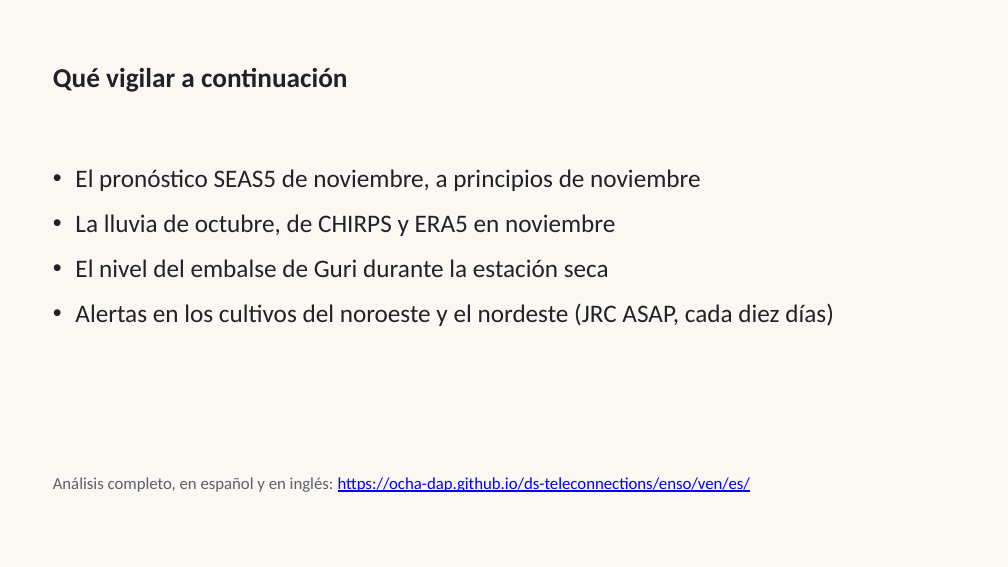
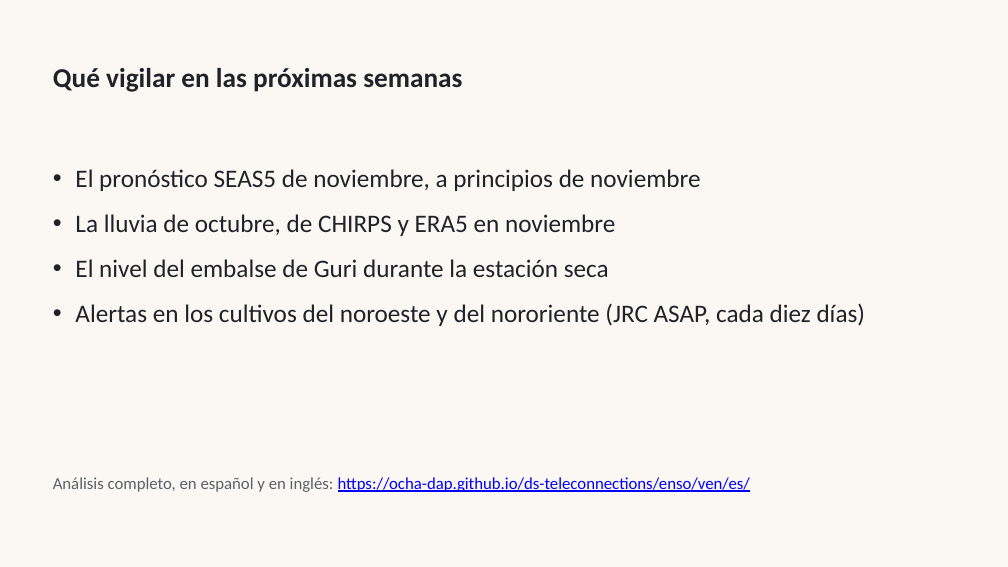
Before and after one commit to OCHA-DAP/ds-teleconnections, a slide deck: slide 10 of docs/enso/ven/slides/es/venezuela-el-nino-2026-27-es.pptx. Drawn at 1008x567 pixels with LibreOffice and Linux fonts; fonts in the diff are those of the drawing. Boxes give left, top, right and bottom in pixels: in the first picture for what was removed or moved away, otherwise in the second. Text is boxed around its words. In the diff, an @@ line names an element or a change of style, - is before the commit and + after.

```diff
--- a/docs/enso/ven/slides/es/venezuela-el-nino-2026-27-es.pptx
+++ b/docs/enso/ven/slides/es/venezuela-el-nino-2026-27-es.pptx
@@ title at (53, 68, 462, 92): text changed @@
-Qué vigilar a continuación
+Qué vigilar en las próximas semanas
@@ text at (75, 303, 866, 326): text changed @@
-• Alertas en los cultivos del noroeste y el nordeste (JRC ASAP, cada diez días)
+• Alertas en los cultivos del noroeste y del nororiente (JRC ASAP, cada diez días)
```
Also in this commit, not shown: 5 other slides changed, 16 other files.
